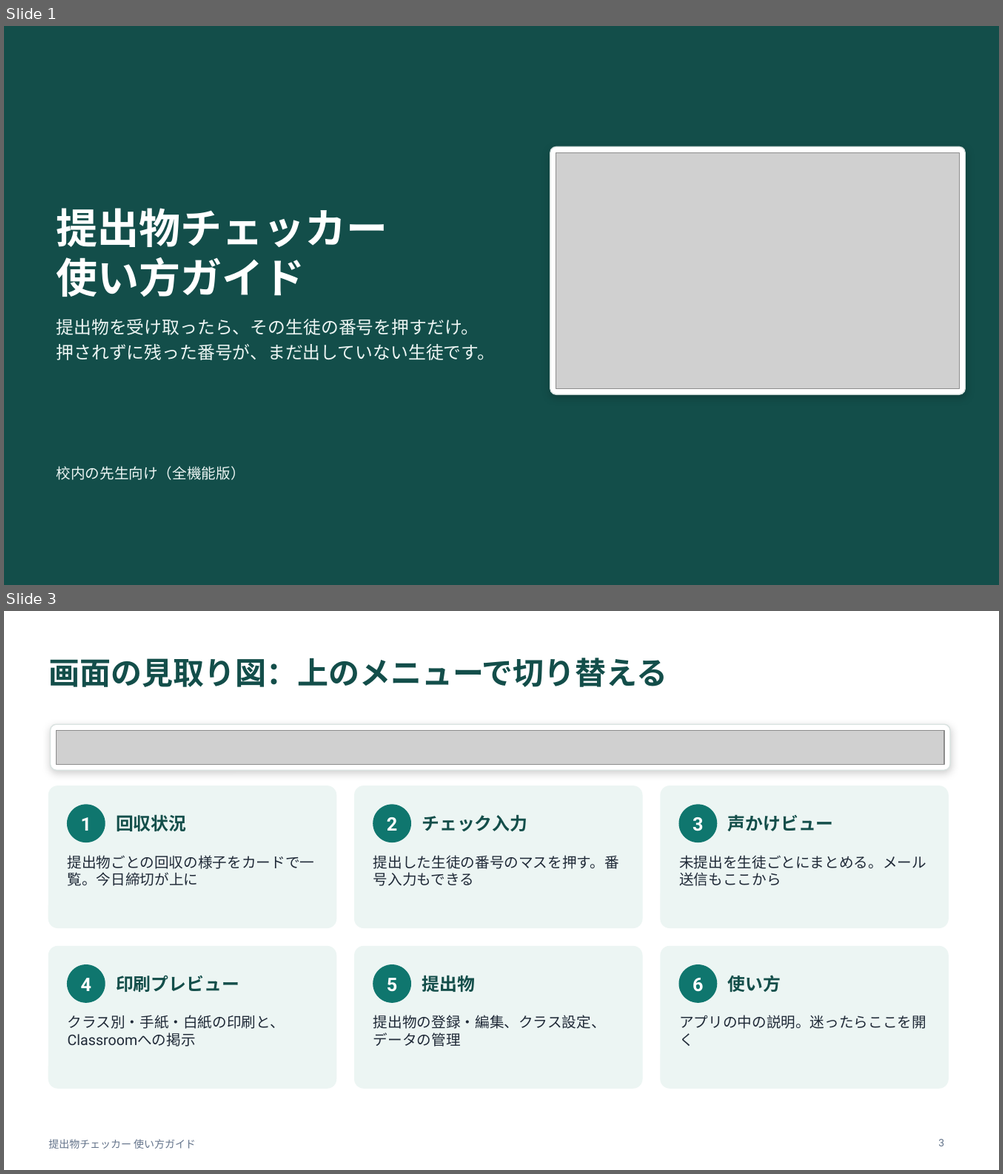
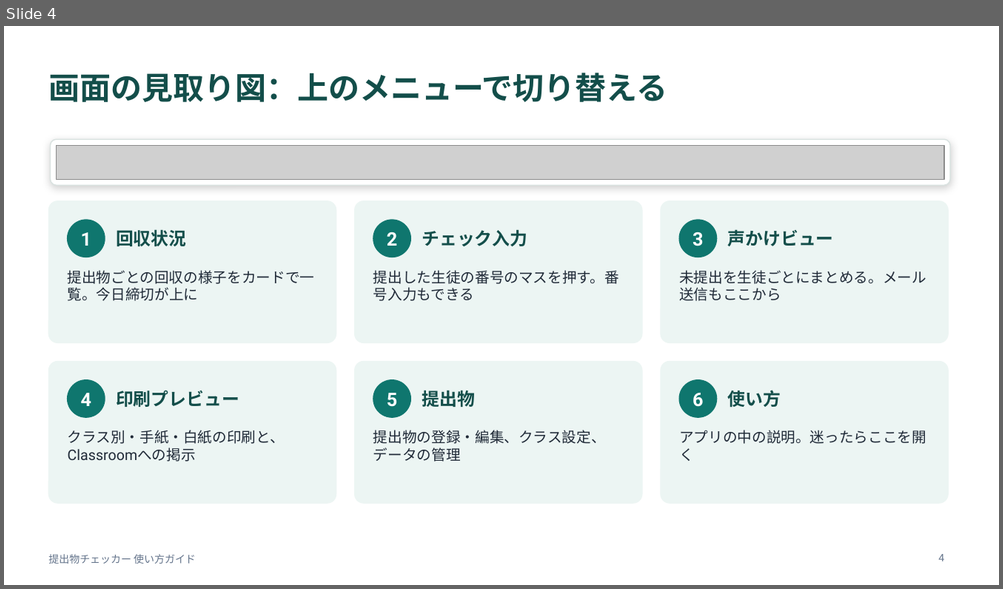
Before and after one commit to daharakazu-glitch/homework-checker, a slide deck: docs/提出物チェッカー_使い方ガイド.pptx. Shown one above the other, each under a label of ours: slides 1 and 3 before the commit, slide 4 after it; the slides between them are not shown. The pictures are 1003x1174 and 1003x589 pixels, drawn with LibreOffice and Linux fonts; fonts in the diff are those of the drawing; grey boxes stand for pictures. Boxes give left, top, right and bottom in pixels: in the first picture for what was removed or moved away, otherwise in the second. Text is boxed around its words. In the diff, an @@ line names an element or a change of style, - is before the commit and + after.

```diff
--- a/docs/提出物チェッカー_使い方ガイド.pptx
+++ b/docs/提出物チェッカー_使い方ガイド.pptx
@@ slide 1 removed at (4, 26, 999, 585), background #134E4A @@
@@ rounded rectangle removed at (550, 147, 965, 395) @@
@@ picture removed at (556, 153, 959, 389) @@
@@ title removed at (57, 208, 388, 297) @@
-提出物チェッカー
-使い方ガイド
@@ text removed at (57, 319, 495, 360) @@
-提出物を受け取ったら、その生徒の番号を押すだけ。
-押されずに残った番号が、まだ出していない生徒です。
@@ text removed at (57, 466, 245, 480) @@
-校内の先生向け（全機能版）
@@ what was slide 3 is now slide 4 @@
@@ page number at (938, 554, 944, 562): text changed @@
-3
+4
```
Also in this commit, not shown: 8 slides changed, 3 slides added, 1 other slide removed, 3 other files.
